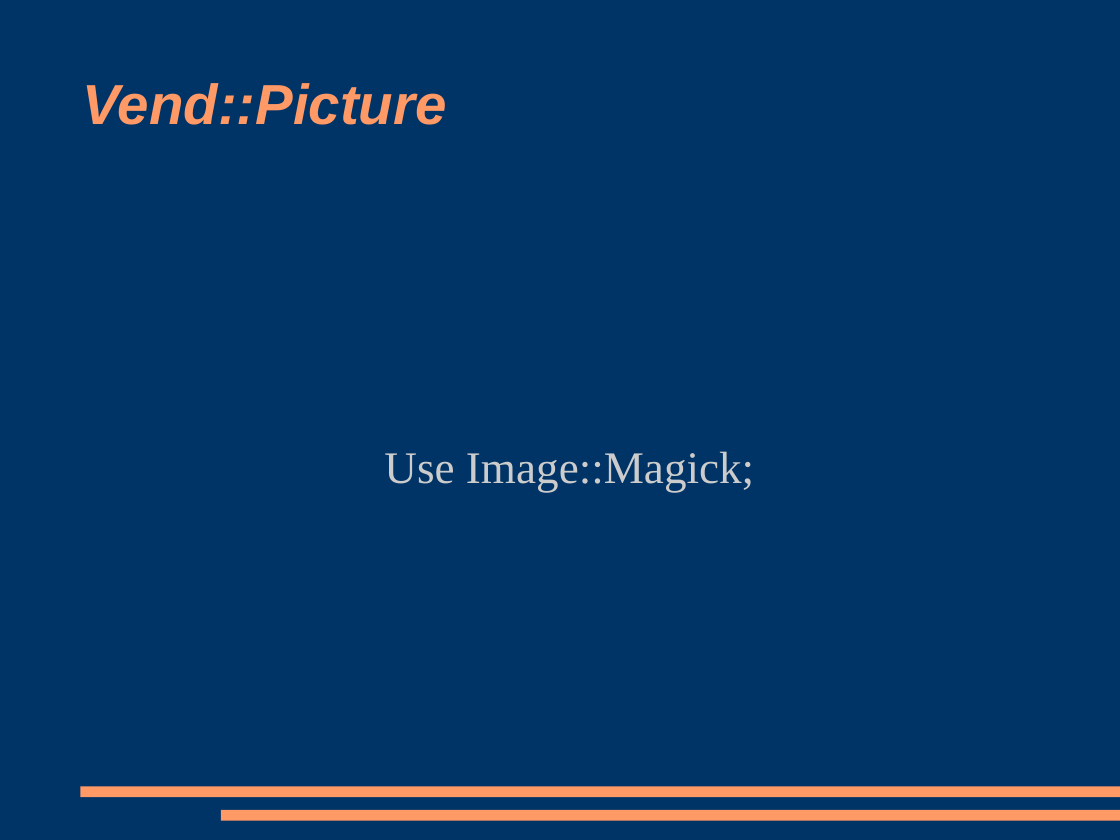
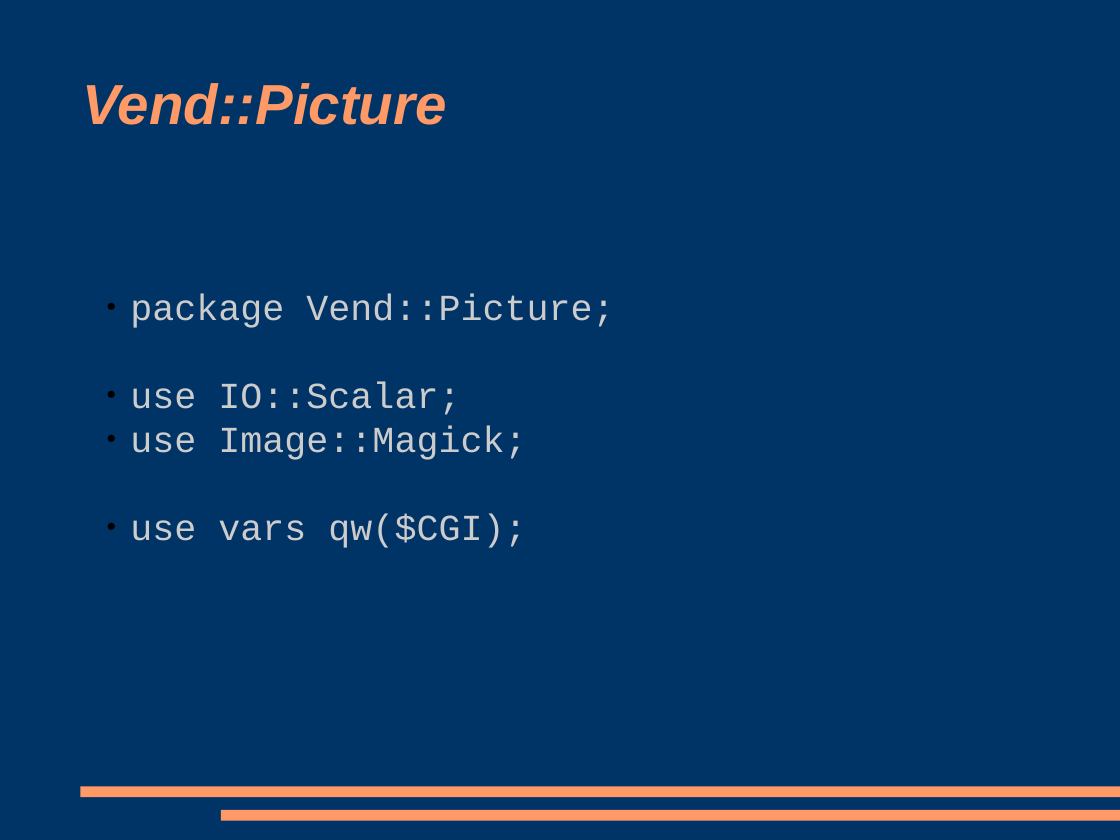
Before and after one commit to racke/Presentations, a slide deck: slide 14 of yapc2008/interchange.odp (slide 11 before the commit). Drawn at 1120x840 pixels with LibreOffice and Linux fonts; fonts in the diff are those of the drawing. Boxes give left, top, right and bottom in pixels: in the first picture for what was removed or moved away, otherwise in the second. Text is boxed around its words. In the diff, an @@ line names an element or a change of style, - is before the commit and + after.

Commit message:
update

```diff
--- a/yapc2008/interchange.odp
+++ b/yapc2008/interchange.odp
@@ subtitle at [130, 294, 614, 548]: text changed; size 32 to 26 pt; font Times New Roman to Courier New @@
-Use Image::Magick;
+  ● package Vend::Picture;
+  ● use IO::Scalar;
+  ● use Image::Magick;
+  ● use vars qw($CGI);
```
Also in this commit, not shown: 9 other slides changed, 11 slides added.
